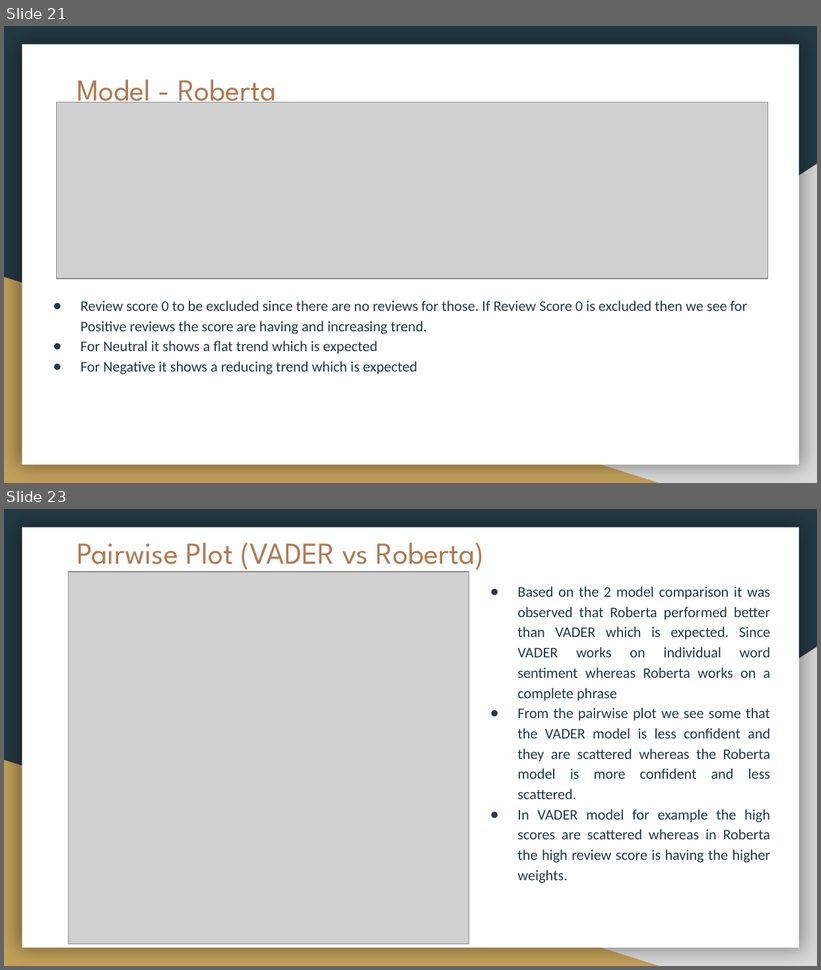
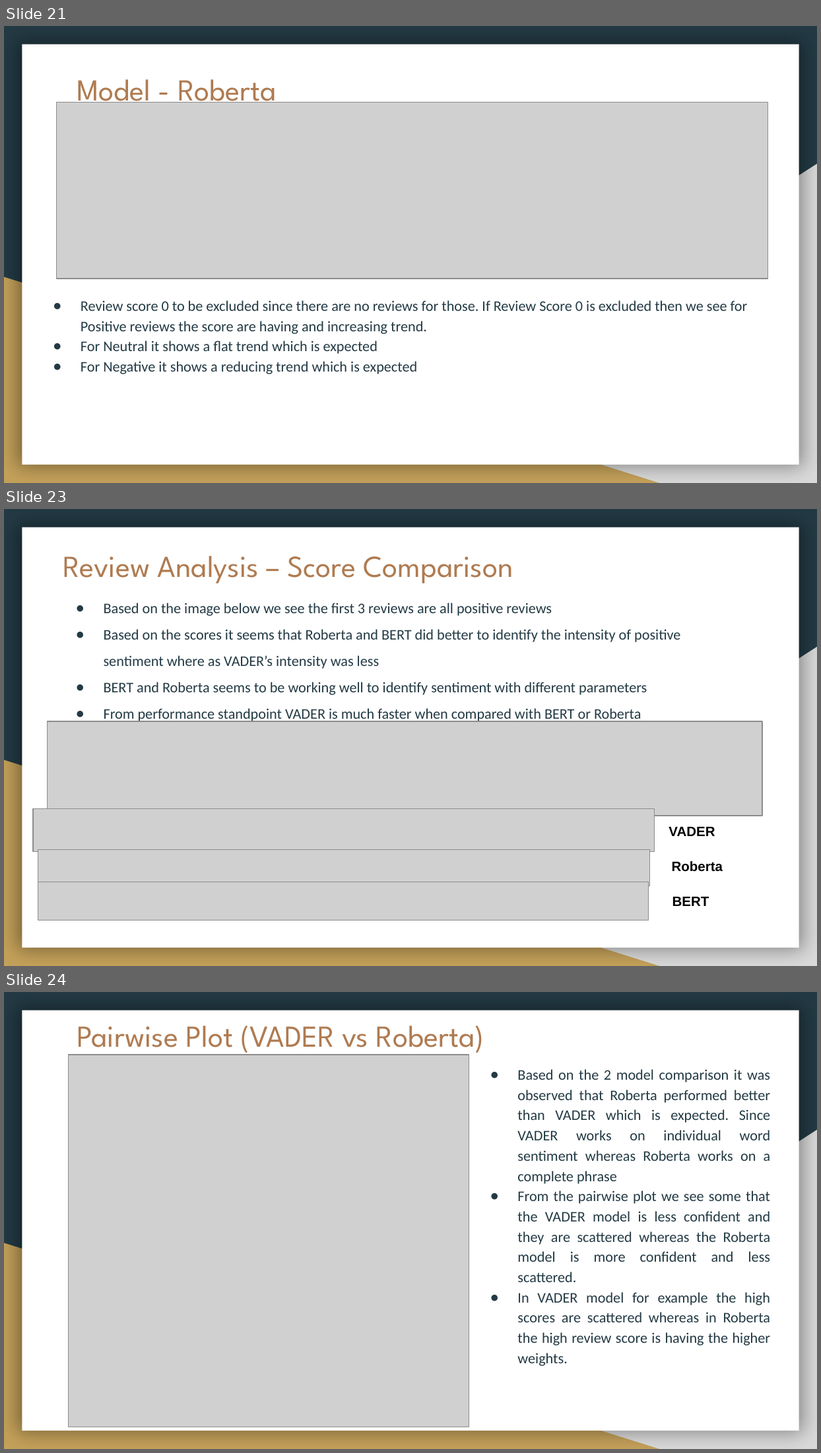
Before and after one commit to EdwinVIII/dataknights_project, a slide deck: DataKnights-VideoGameAnalysisWIP2.pptx. Shown one above the other, each under a label of ours: slides 21 and 23 before the commit, slides 21, 23 and 24 after it; the slides between them are not shown. The pictures are 821x970 and 821x1453 pixels, drawn with LibreOffice and Linux fonts; fonts in the diff are those of the drawing; grey boxes stand for pictures. Boxes give left, top, right and bottom in pixels: in the first picture for what was removed or moved away, otherwise in the second. Text is boxed around its words. In the diff, an @@ line names an element or a change of style, - is before the commit and + after.

Commit message:
Added new slide for score comparison and updated
Added new slide for score comparison and update BERT

```diff
--- a/DataKnights-VideoGameAnalysisWIP2.pptx
+++ b/DataKnights-VideoGameAnalysisWIP2.pptx
@@ slide 23 added at (4, 509, 817, 966), background #233A44; not listed: 3 template elements that a slide beside it also shows @@
@@ title added at (63, 556, 514, 584), 27 pt, text #AF7B51 @@
+Review Analysis – Score Comparison
@@ text added at (104, 603, 680, 723), 13 pt, text #233A44 @@
+● Based on the image below we see the first 3 reviews are all positive reviews
+● Based on the scores it seems that Roberta and BERT did better to identify the intensity of positive sentiment where as VADER’s intensity was less
+● BERT and Roberta seems to be working well to identify sentiment with different parameters
+● From performance standpoint VADER is much faster when compared with BERT or Roberta
@@ picture added at (47, 722, 762, 815) @@
@@ picture added at (33, 809, 655, 852) @@
@@ text added at (669, 827, 715, 836), 12 pt, text #000000, bold @@
+VADER
@@ picture added at (38, 850, 649, 887) @@
@@ text added at (672, 861, 723, 872), 12 pt, text #000000, bold @@
+Roberta
@@ picture added at (38, 882, 649, 920) @@
@@ text added at (673, 897, 710, 906), 12 pt, text #000000, bold @@
+BERT
@@ what was slide 23 is now slide 24 @@
```
Also in this commit, not shown: 1 other slide added, 1 slide removed.
